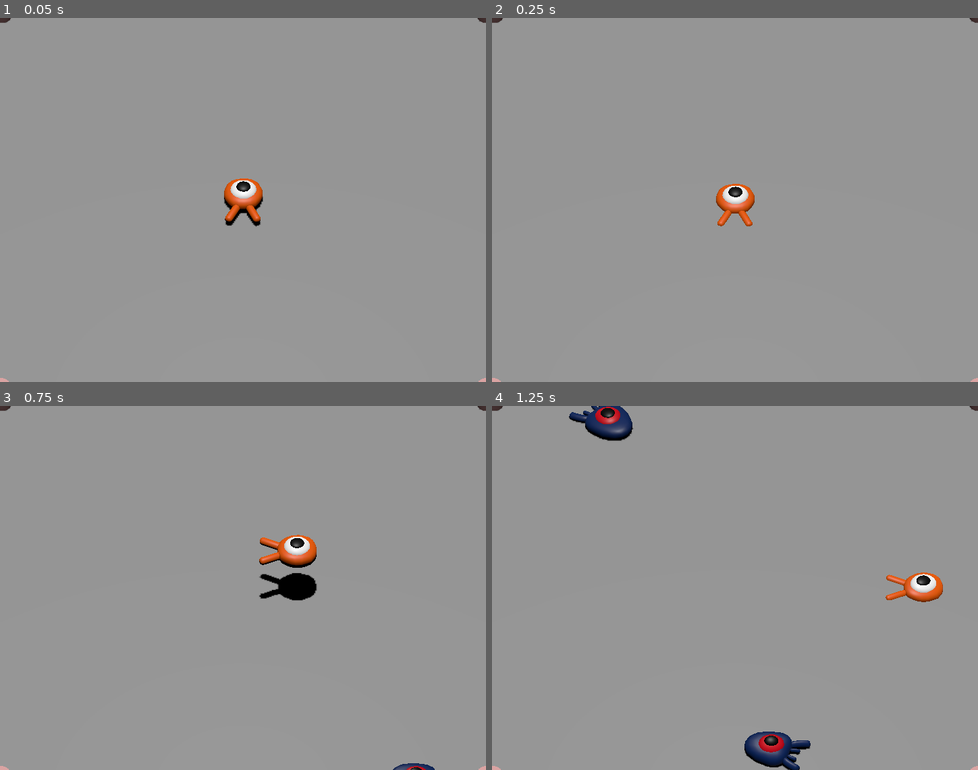
Above: before the commit, frames 1-4 (two rows, left to right).
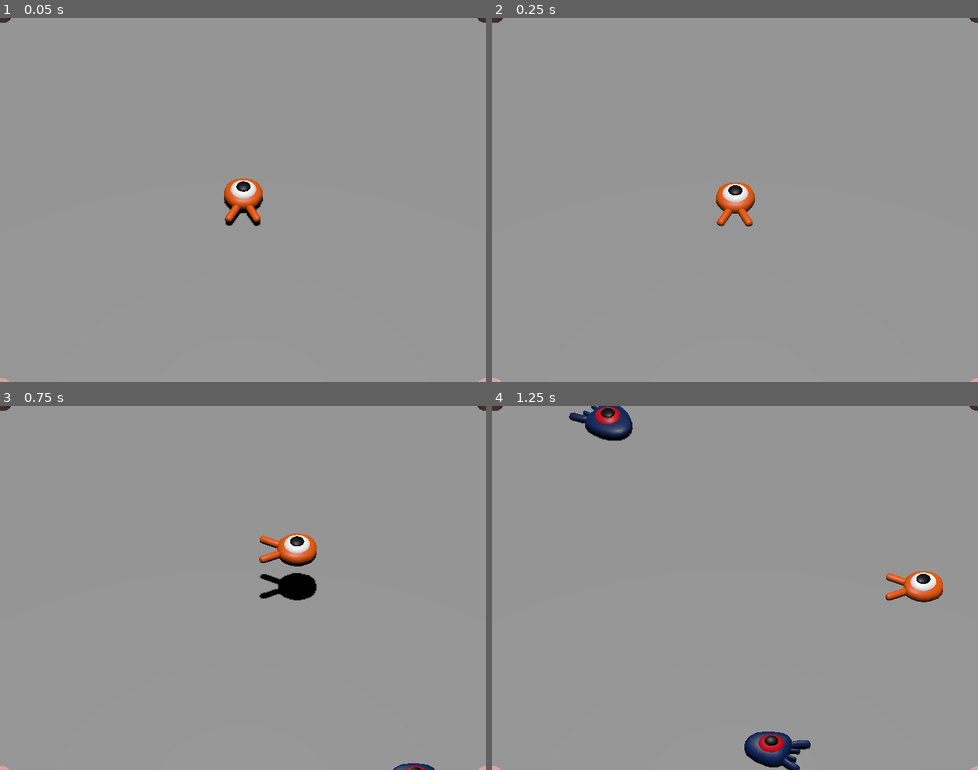
Above: after the commit, the same moments.

Repository: Quinn-Donnelly/squash-the-creeps
Game: Godot game, scene res://main.tscn
Two runs of this game, one before a commit and one after it. Both use one fixed random seed, a clock stepped at 60 frames per second and the inputs below. The project has no main scene, so this scene is started directly.
Inputs:
- Up to frame 1 (0.05 s): no input
- Up to frame 2 (0.25 s): no input
- Up to frame 3 (0.75 s): tap Enter at 0.5 s; hold D (move_right) from 0.53 s (still down)
- Up to frame 4 (1.25 s): keep holding D (move_right); tap Space (jump) at 0.77 s

Frame 1 is identical in both runs. In frame 2, 0.3% of the frame differs, in the area x 46-55%, y 45-58%; in frame 3, 0.5%, in the area x 53-90%, y 35-100%; in frame 4, 0.4%.

Commit message:
feat: adds ability to squash the enemies

Diff:
--- a/main.tscn
+++ b/main.tscn
@@ -85,7 +85,7 @@
 curve = SubResource("Curve3D_h2yge")
 
 [node name="MobSpawnLocation" type="PathFollow3D" parent="MobSpawnPath"]
-transform = Transform3D(-0.0101098, 6.22385e-05, -0.999949, 0, 1, 6.22417e-05, 0.999949, 6.2925e-07, -0.0101098, -13.1356, 0.0101757, -14.1946)
+transform = Transform3D(-0.0101081, 6.22383e-05, -0.999949, -7.27596e-12, 1, 6.22415e-05, 0.999949, 6.29151e-07, -0.0101081, -13.1356, 0.0101757, -14.1946)
 
 [node name="MobTimer" type="Timer" parent="."]
 wait_time = 0.5
--- a/mob.gd
+++ b/mob.gd
@@ -2,6 +2,8 @@
 
 @export var min_speed = 10
 @export var max_speed = 18
+
+signal squahsed
 
 func initalize(start_position, player_position) -> void:
 	look_at_from_position(start_position, player_position, Vector3.UP)
@@ -15,3 +17,7 @@
 
 func _on_visible_on_screen_notifier_3d_screen_exited() -> void:
 	queue_free()
+
+func squash():
+	squahsed.emit()
+	queue_free()
--- a/mob.tscn
+++ b/mob.tscn
@@ -6,7 +6,7 @@
 [sub_resource type="BoxShape3D" id="BoxShape3D_nokgg"]
 size = Vector3(1.7, 1, 2)
 
-[node name="mob" type="CharacterBody3D"]
+[node name="mob" type="CharacterBody3D" groups=["mob"]]
 collision_layer = 2
 collision_mask = 0
 script = ExtResource("1_nokgg")
--- a/player.gd
+++ b/player.gd
@@ -4,6 +4,7 @@
 @export var speed = 14
 @export var fall_acceleration = 75
 @export var jump_impulse = 20
+@export var bounce_impluse = 16
 var target_velocity = Vector3.ZERO
 
 func _physics_process(delta: float) -> void:
@@ -29,5 +30,18 @@
 	if not is_on_floor():
 		target_velocity.y = target_velocity.y - (fall_acceleration * delta)
 
+	for index in range(get_slide_collision_count()):
+		var collision = get_slide_collision(index)
+		var collided_object = collision.get_collider()
+
+		if collided_object == null:
+			continue
+
+		if collided_object.is_in_group("mob"):
+			if Vector3.UP.dot(collision.get_normal()) > 0.1:
+				collided_object.squash()
+				target_velocity.y = bounce_impluse
+				break
+
 	velocity = target_velocity
 	move_and_slide()
--- a/player.tscn
+++ b/player.tscn
@@ -15,5 +15,5 @@
 [node name="player" parent="pivot" instance=ExtResource("1_4flbx")]
 
 [node name="CollisionShape3D" type="CollisionShape3D" parent="."]
-transform = Transform3D(1, 0, 0, 0, 1, 0, 0, 0, 1, 0.056532, 0.83476, -0.0445489)
+transform = Transform3D(1, 0, 0, 0, 1, 0, 0, 0, 1, 0.056532, 0.717025, -0.0445489)
 shape = SubResource("SphereShape3D_onrkg")
